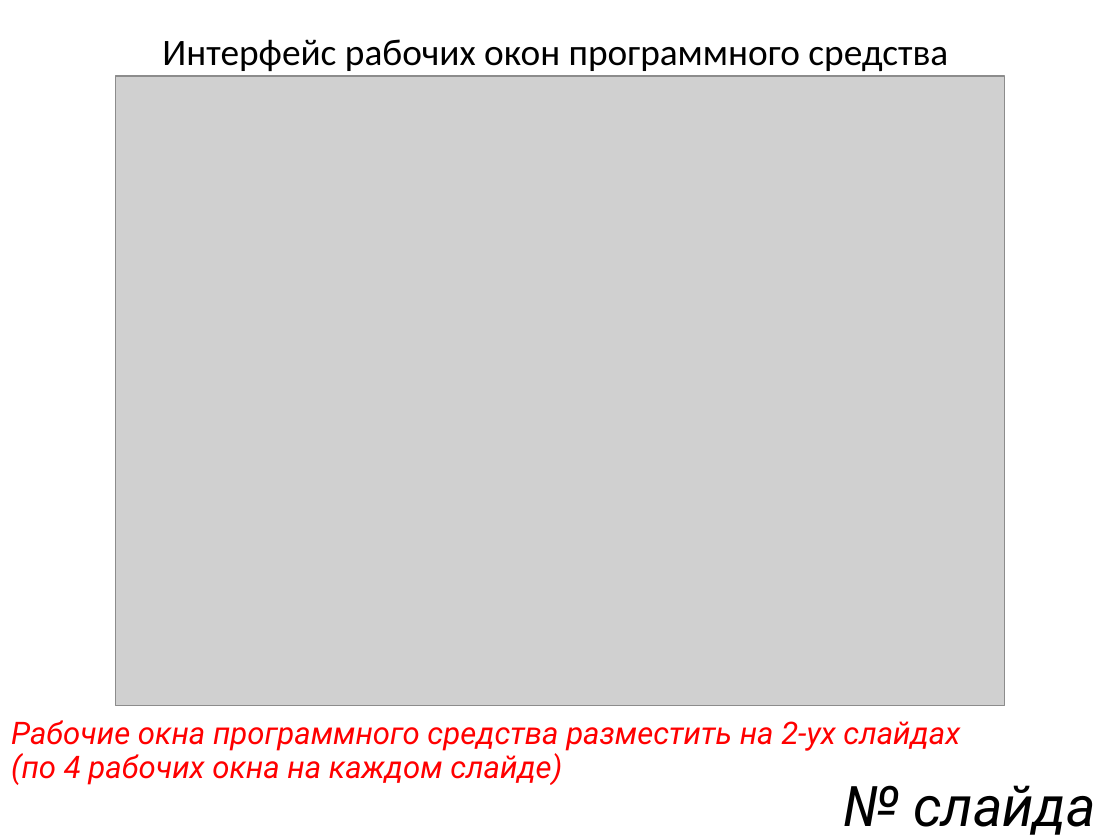
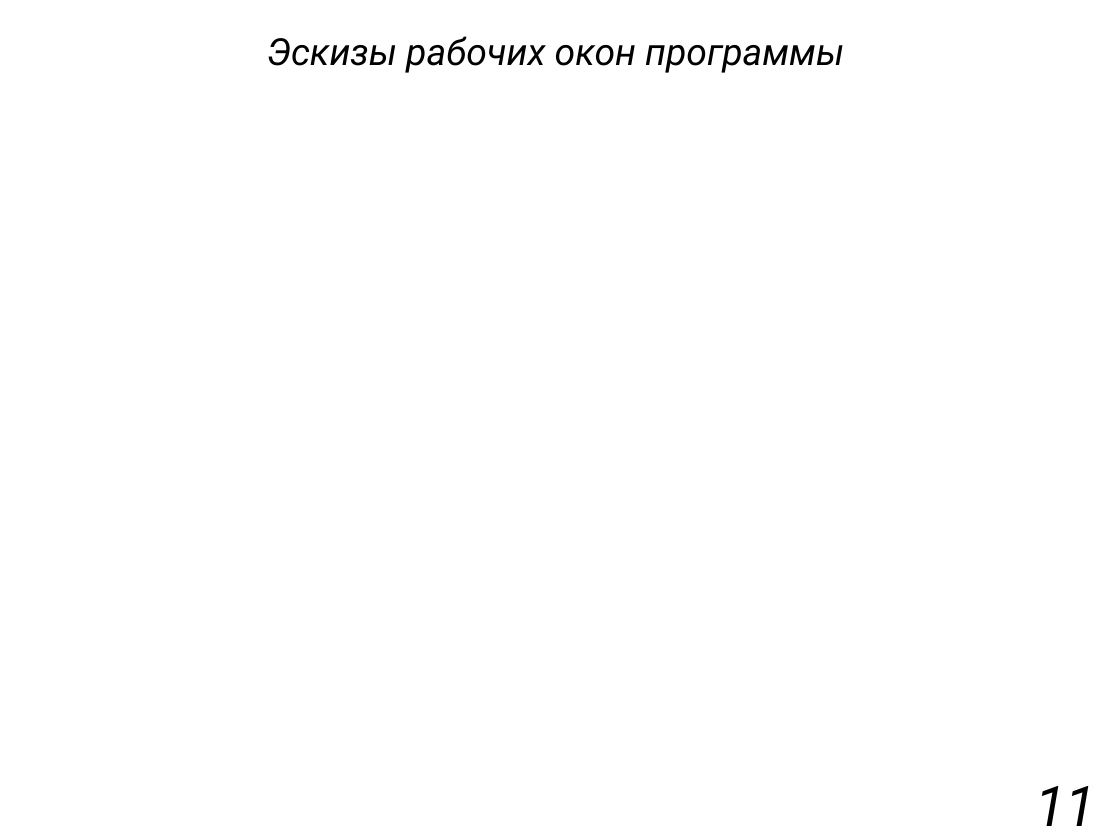
Before and after one commit to Vishota/diplom, a slide deck: slide 12 of презентация.pptx (slide 16 before the commit). Drawn at 1120x840 pixels with LibreOffice and Linux fonts; fonts in the diff are those of the drawing; grey boxes stand for pictures. Boxes give left, top, right and bottom in pixels: in the first picture for what was removed or moved away, otherwise in the second. Text is boxed around its words. In the diff, an @@ line names an element or a change of style, - is before the commit and + after.

```diff
--- a/презентация.pptx
+++ b/презентация.pptx
@@ text at (267, 36, 844, 73): text changed; font Calibri to Roboto; italic on @@
-Интерфейс рабочих окон программного средства
+Эскизы рабочих окон программы
@@ picture removed at (115, 76, 1005, 706) @@
@@ text removed at (11, 720, 960, 785) @@
-Рабочие окна программного средства разместить на 2-ух слайдах
-(по 4 рабочих окна на каждом слайде)
@@ text at (1035, 786, 1096, 826): text changed @@
-№ слайда
+11
```
Also in this commit, not shown: 5 other slides changed, 7 slides added, 11 slides removed, 6 other files.
